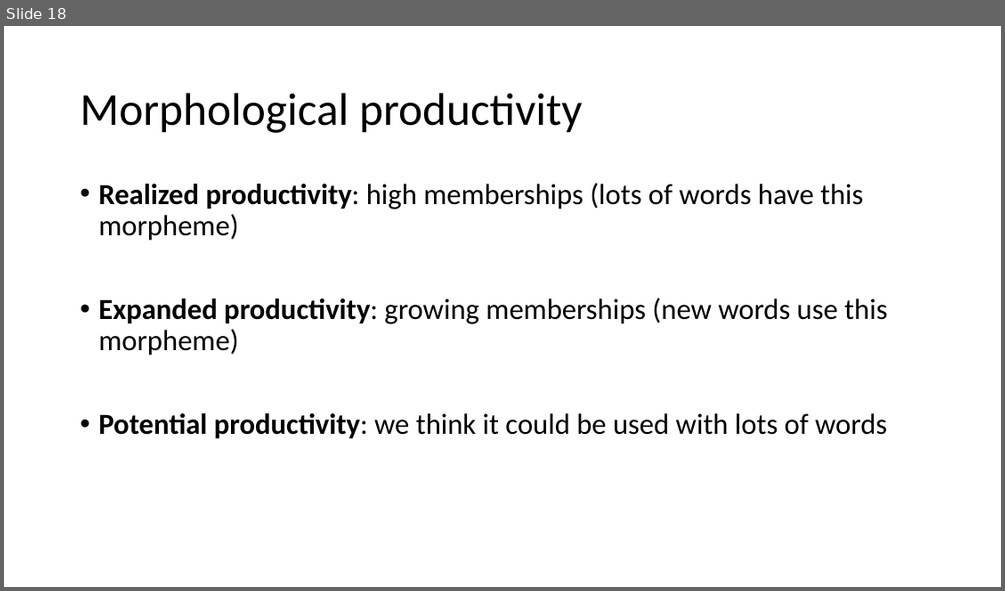
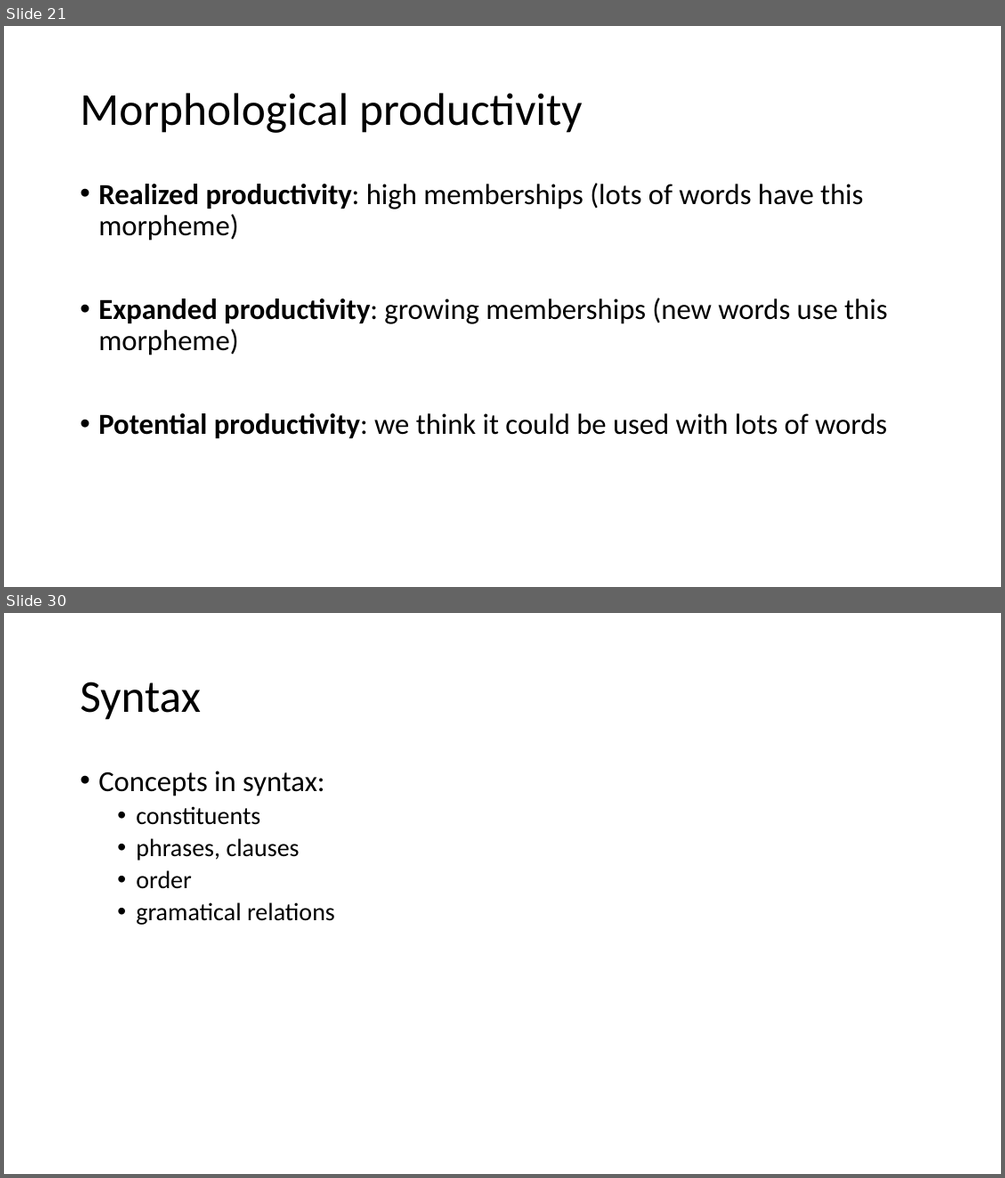
Before and after one commit to ajrtallman/Corpus_Linguistics_FSU_2023-2024, a slide deck: 03_lectures/Corpus Linguistics_2023_11_10.pptx. Shown one above the other, each under a label of ours: slide 18 before the commit, slides 21 and 30 after it; the slides between them are not shown. The pictures are 1005x591 and 1005x1178 pixels, drawn with LibreOffice and Linux fonts; fonts in the diff are those of the drawing. Boxes give left, top, right and bottom in pixels: in the first picture for what was removed or moved away, otherwise in the second. Text is boxed around its words. In the diff, an @@ line names an element or a change of style, - is before the commit and + after.

```diff
--- a/03_lectures/Corpus Linguistics_2023_11_10.pptx
+++ b/03_lectures/Corpus Linguistics_2023_11_10.pptx
@@ slide 30 added at <box>4,613,1001,1174</box>, background #FFFFFF @@
@@ title added at <box>80,682,201,720</box>, 44 pt, text #000000 @@
+Syntax
@@ text added at <box>98,771,335,925</box>, 24 pt, text #000000 @@
+• Concepts in syntax:
+  • constituents
+  • phrases, clauses
+  • order
+  • gramatical relations
@@ what was slide 18 is now slide 21 @@
```
Also in this commit, not shown: 6 slides changed, 19 other slides added, 2 slides removed.
